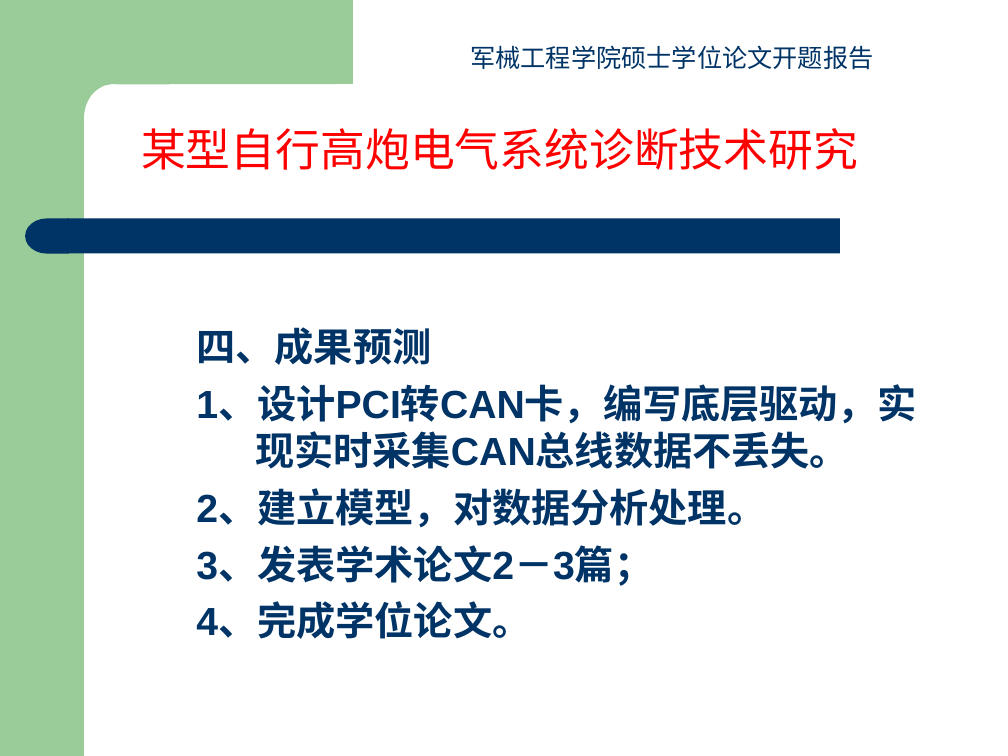
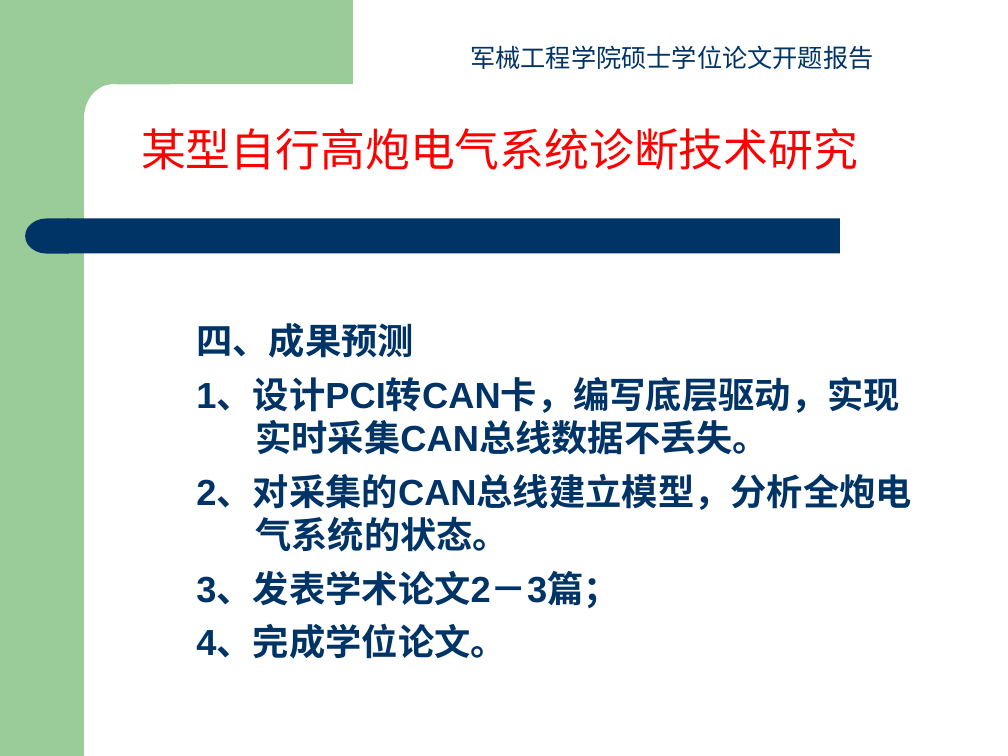
Before and after one commit to yangfan16860/Paper, a slide deck: slide 16 of 开题报告杨帆.ppt (slide 13 before the commit). Drawn at 1008x756 pixels with LibreOffice and Linux fonts; fonts in the diff are those of the drawing. Boxes give left, top, right and bottom in pixels: in the first picture for what was removed or moved away, otherwise in the second. Text is boxed around its words. In the diff, an @@ line names an element or a change of style, - is before the commit and + after.

```diff
--- a/开题报告杨帆.ppt
+++ b/开题报告杨帆.ppt
@@ text at (x1=196, y1=323, x2=899, y2=659): size 28 to 25.9 pt in "四、成果预测", "1、设计PCI转CAN卡，编写底层驱动，实现实时采集CAN总线数据不丢失。", "3、发表学术论文2－3篇；", "4、完成学位论文。" @@
@@ text at (x1=196, y1=476, x2=912, y2=552): text changed; size 28 to 25.9 pt @@
-2、建立模型，对数据分析处理。
+2、对采集的CAN总线建立模型，分析全炮电气系统的状态。
```
Also in this commit, not shown: 9 other slides changed, 5 slides added, 2 slides removed, 4 other files.
